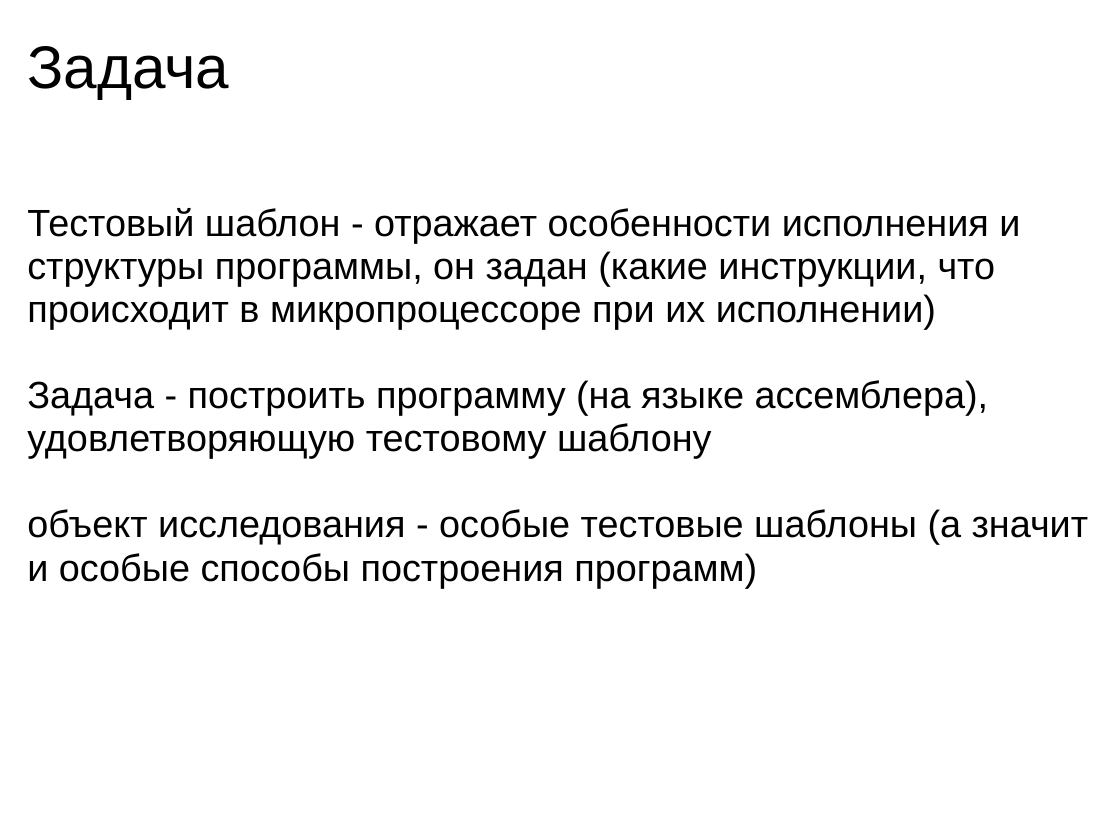
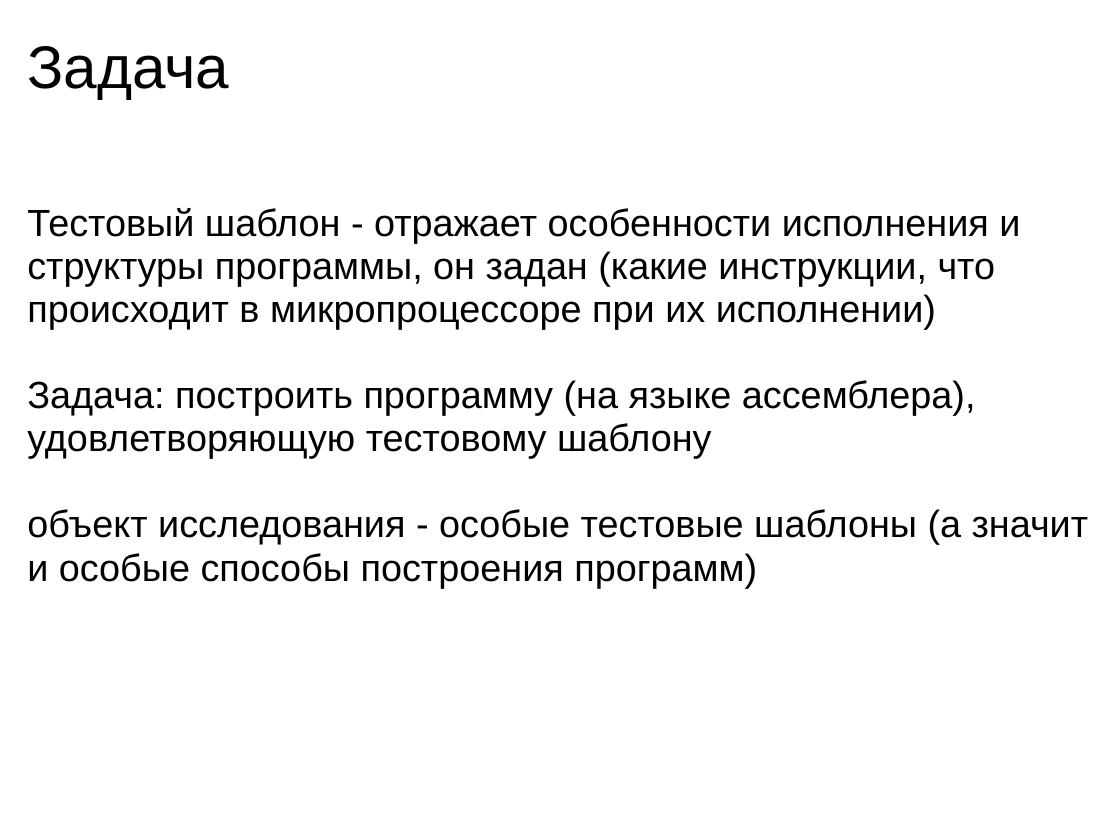
Before and after one commit to kornevgen/tesla-project, a slide deck: slide 3 of papers/THESIS/talks/ivan2010/ivan2010.ppt. Drawn at 1120x840 pixels with LibreOffice and Linux fonts; fonts in the diff are those of the drawing. Boxes give left, top, right and bottom in pixels: in the first picture for what was removed or moved away, otherwise in the second. Text is boxed around its words. In the diff, an @@ line names an element or a change of style, - is before the commit and + after.

```diff
--- a/papers/THESIS/talks/ivan2010/ivan2010.ppt
+++ b/papers/THESIS/talks/ivan2010/ivan2010.ppt
@@ text at <box>27,380,976,458</box>: text changed @@
-Задача - построить программу (на языке ассемблера), удовлетворяющую тестовому шаблону
+Задача: построить программу (на языке ассемблера), удовлетворяющую тестовому шаблону
```
Also in this commit, not shown: 15 other slides changed, 1 slide added, 3 slides removed.
